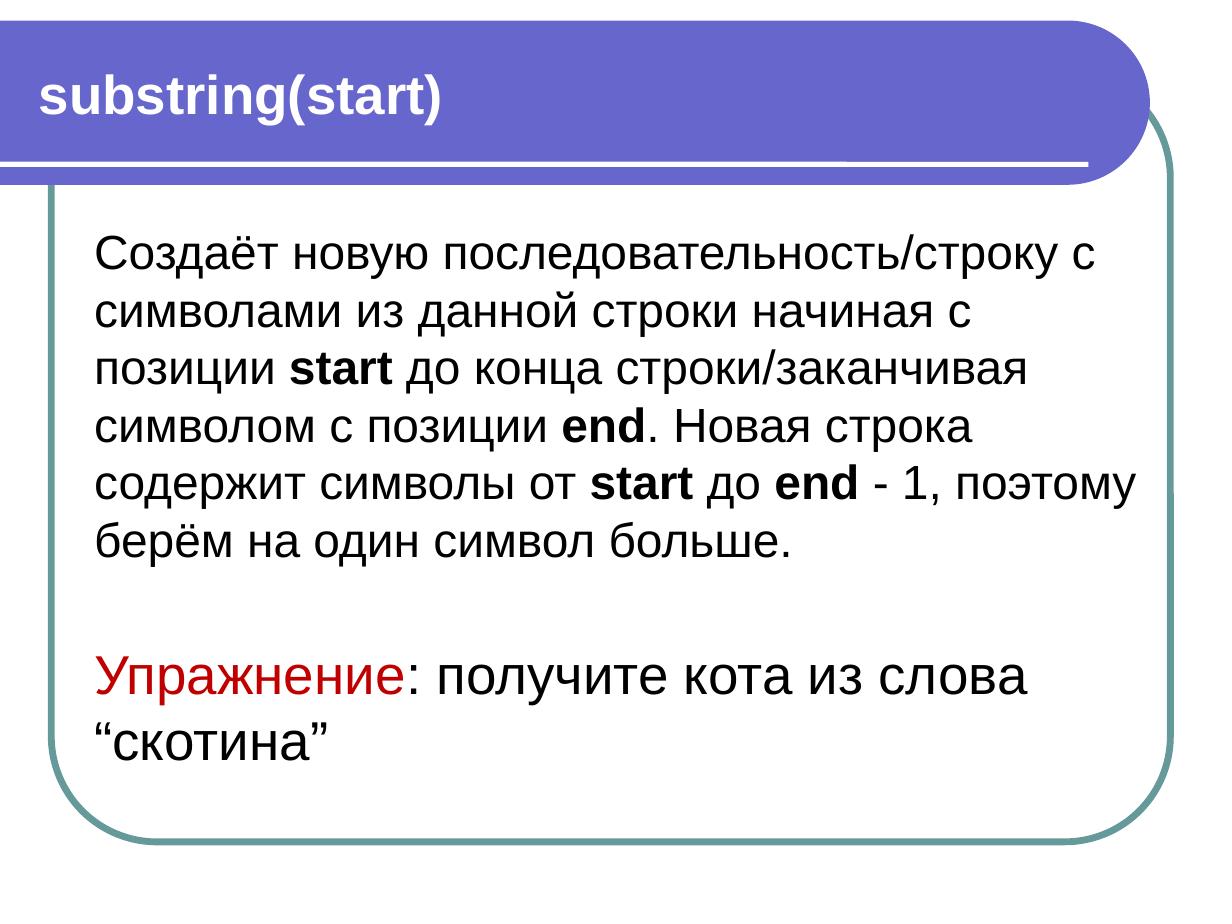
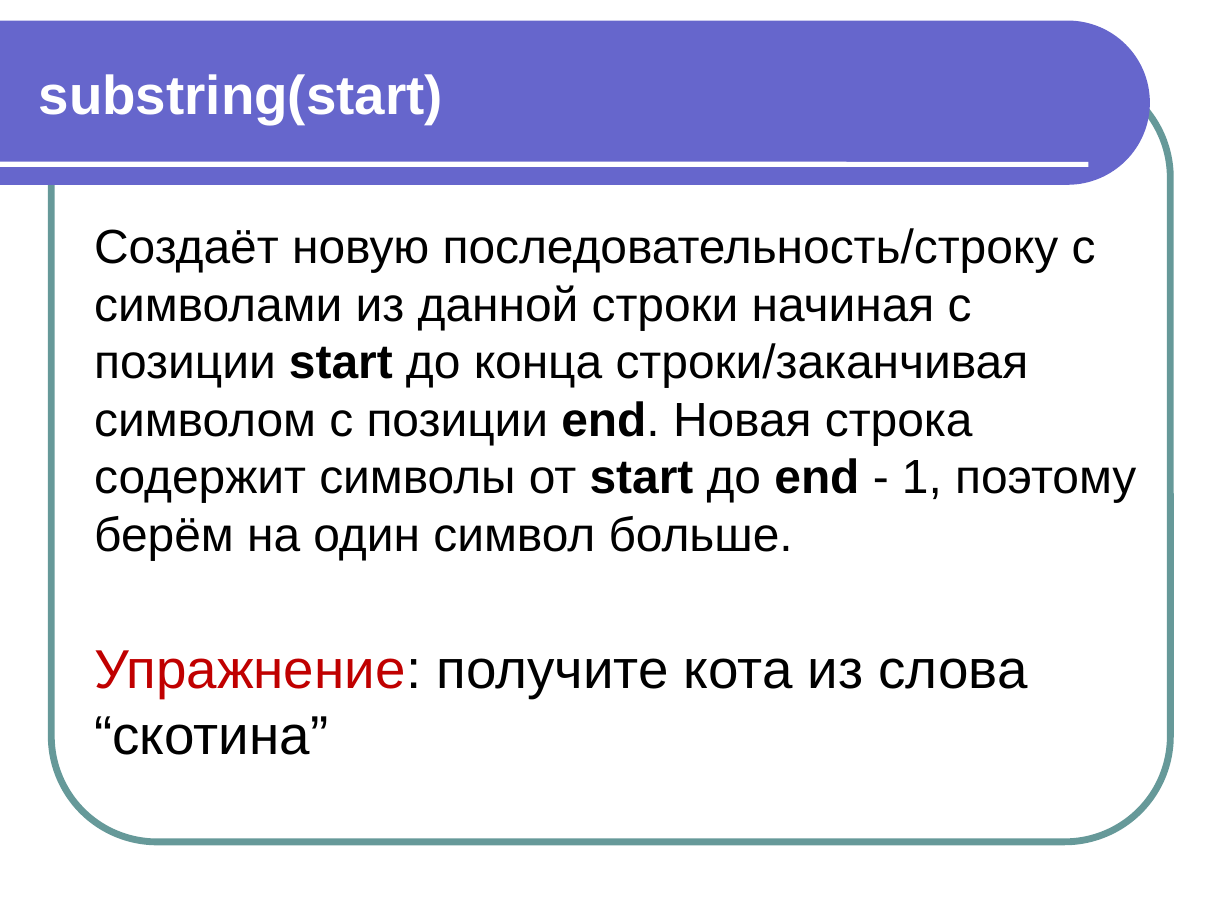
Before and after one commit to maxchv/JavaLessons, a slide deck: slide 25 of Lesson02/Strings.ppt. Drawn at 1232x924 pixels with LibreOffice and Linux fonts; fonts in the diff are those of the drawing. Boxes give left, top, right and bottom in pixels: in the first picture for what was removed or moved away, otherwise in the second. Text is boxed around its words. In the diff, an @@ line names an element or a change of style, - is before the commit and + after.

```diff
--- a/Lesson02/Strings.ppt
+++ b/Lesson02/Strings.ppt
@@ text "Создаёт новую последовательность/строку с символами ...": place and size @@
-text "Создаёт новую последовательность/строку с символами ..." at (94, 234, 1136, 761)
+text "Создаёт новую последовательность/строку с символами ..." at (94, 228, 1136, 755)
```
Also in this commit, not shown: 1 other file.
